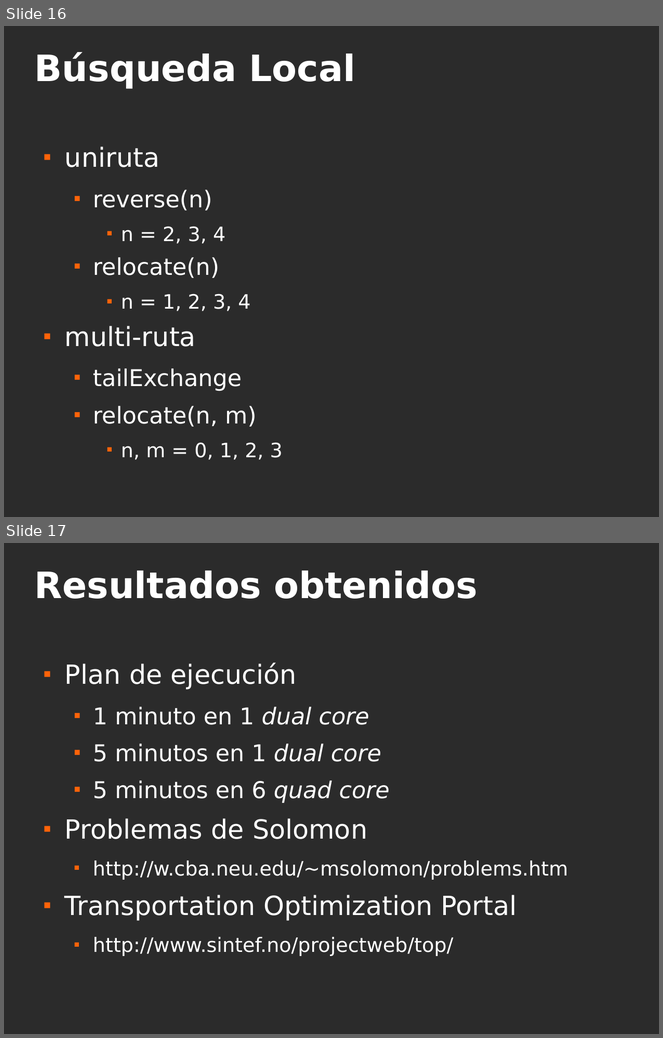
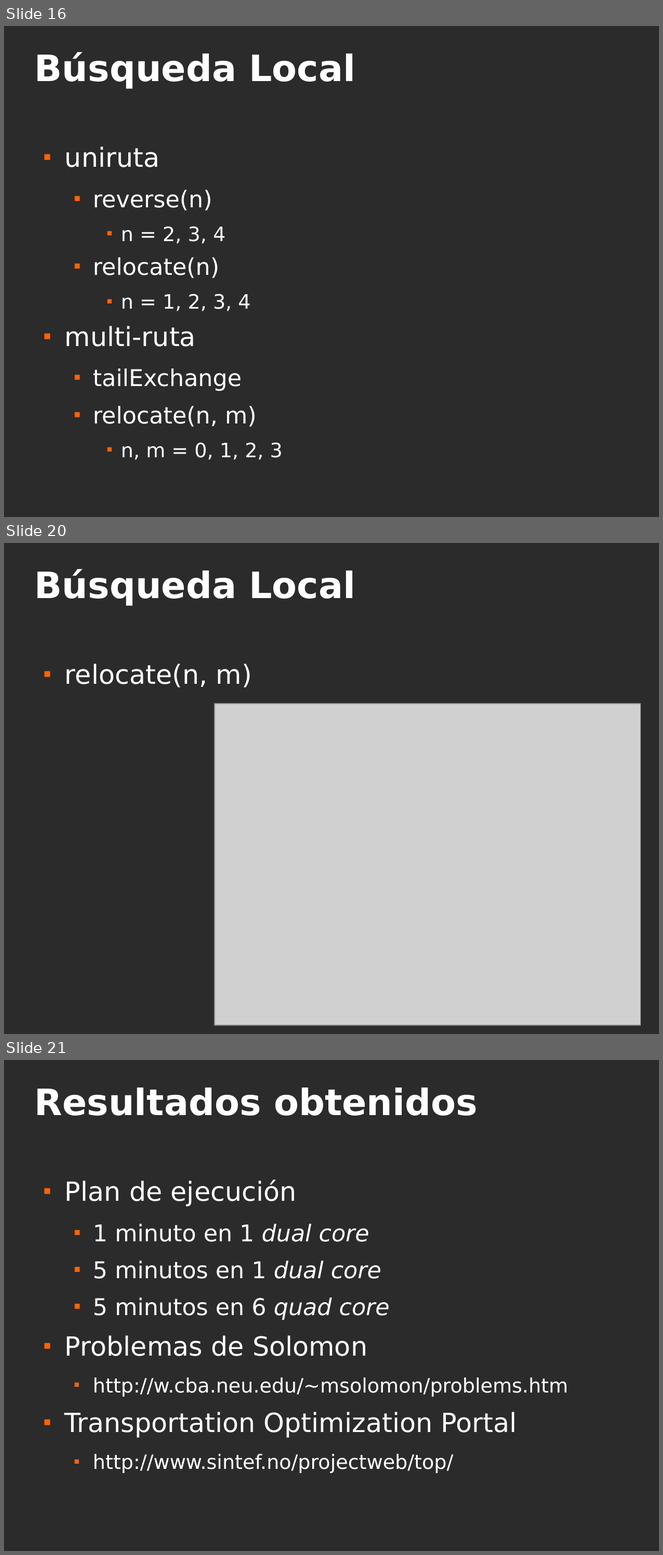
Before and after one commit to tulsidas/RAR-RARV, a slide deck: tesis.odp. Shown one above the other, each under a label of ours: slides 16 and 17 before the commit, slides 16, 20 and 21 after it; the slides between them are not shown. The pictures are 663x1038 and 663x1555 pixels, drawn with LibreOffice and Linux fonts; fonts in the diff are those of the drawing; grey boxes stand for pictures; background and template pictures are left out; a plain dark background stands for a picture behind light text. Boxes give left, top, right and bottom in pixels: in the first picture for what was removed or moved away, otherwise in the second. Text is boxed around its words. In the diff, an @@ line names an element or a change of style, - is before the commit and + after.

```diff
--- a/tesis.odp
+++ b/tesis.odp
@@ slide 20 added at [4, 543, 659, 1034], background picture (left out) @@
@@ title added at [35, 569, 356, 606], 44 pt, text #FFFFFF, bold @@
+Búsqueda Local
@@ text added at [65, 664, 252, 688], 32 pt, text #FFFFFF @@
+■ relocate(n, m)
@@ picture added at [215, 704, 641, 1026] @@
@@ what was slide 17 is now slide 21 @@
```
Also in this commit, not shown: 3 slides changed, 3 other slides added, 4 other files.
